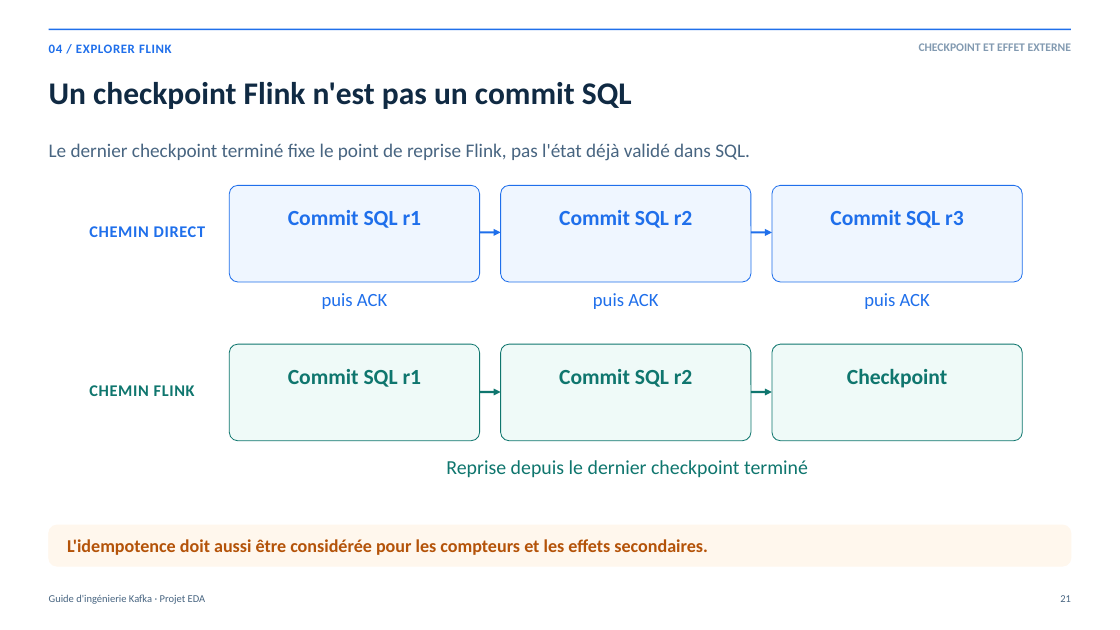
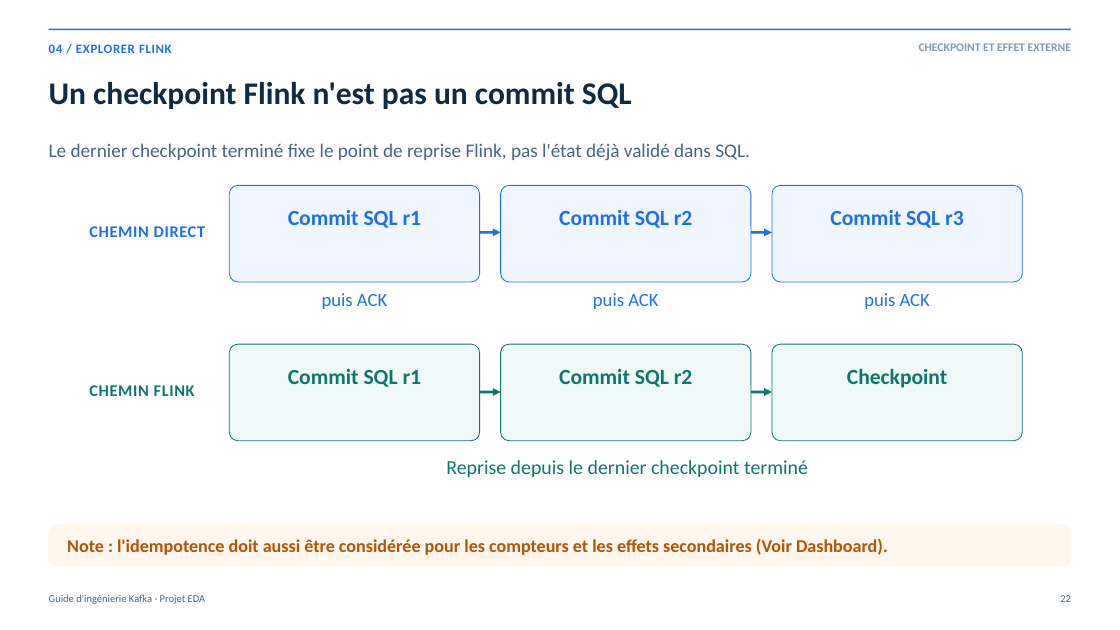
Before and after one commit to rdemers/org-rd-fullstack-springboot-eda, a slide deck: slide 22 of doc/presentation/org-rd-fullstack-springboot-eda-fr.pptx. Drawn at 1120x630 pixels with LibreOffice and Linux fonts; fonts in the diff are those of the drawing. Boxes give left, top, right and bottom in pixels: in the first picture for what was removed or moved away, otherwise in the second. Text is boxed around its words. In the diff, an @@ line names an element or a change of style, - is before the commit and + after.

```diff
--- a/doc/presentation/org-rd-fullstack-springboot-eda-fr.pptx
+++ b/doc/presentation/org-rd-fullstack-springboot-eda-fr.pptx
@@ text at <box>67,538,888,555</box>: text changed @@
-L'idempotence doit aussi être considérée pour les compteurs et les effets secondaires.
+Note : l'idempotence doit aussi être considérée pour les compteurs et les effets secondaires (Voir Dashboard).
```
Also in this commit, not shown: 35 other slides changed, 1 slide added, 3 slides removed, 7 other files.
